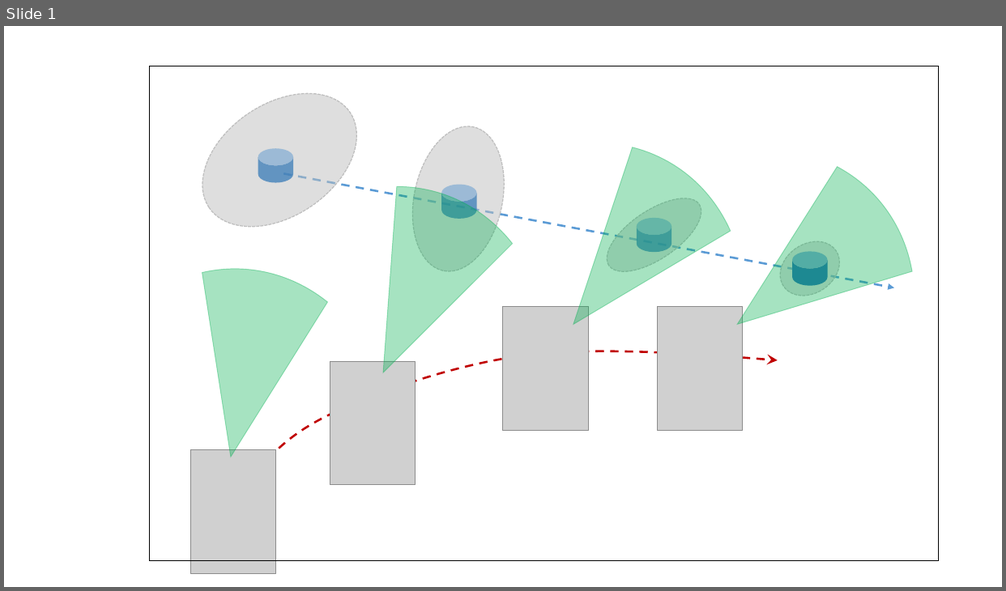
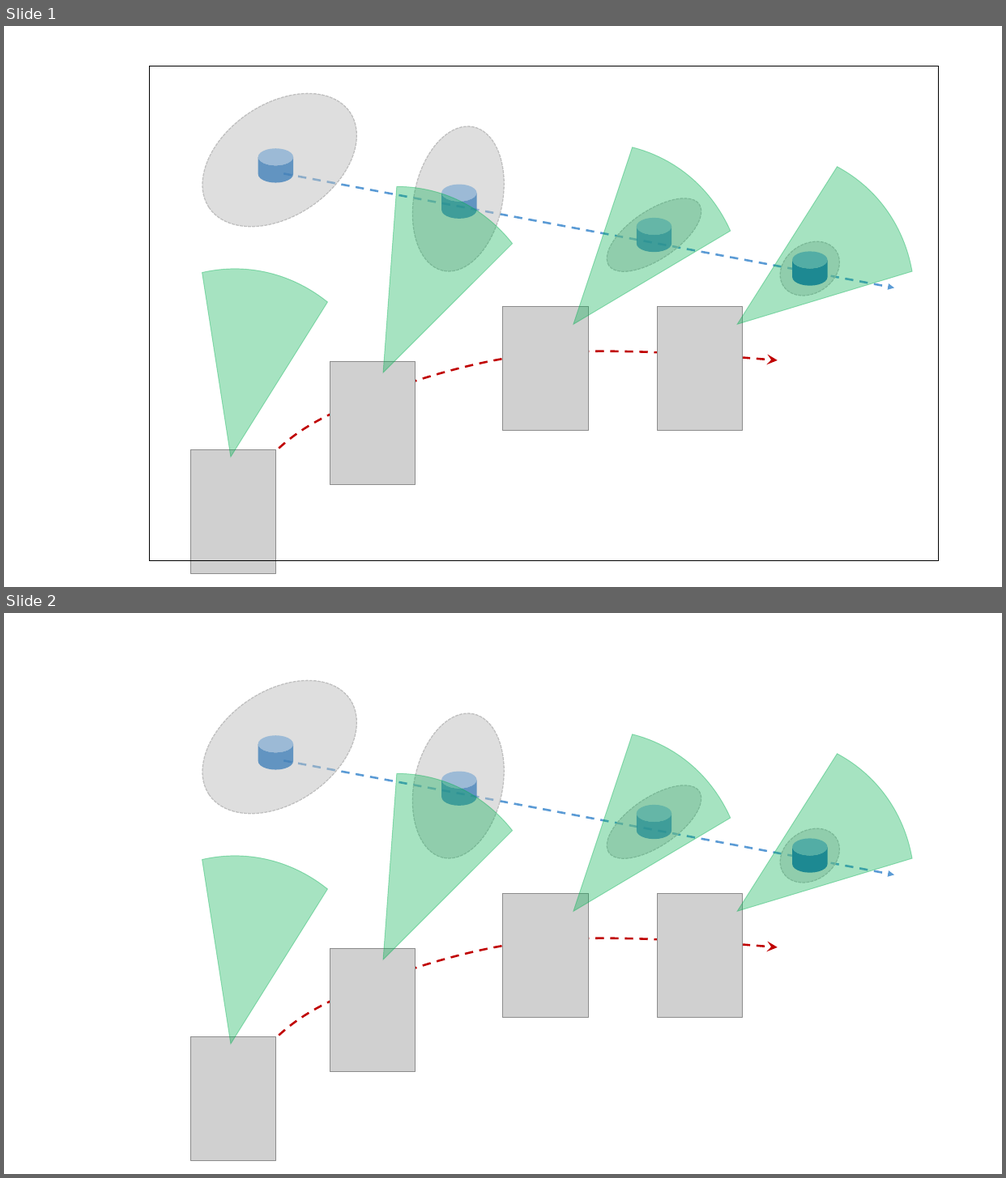
Before and after one commit to Jeffrey28/Single_agent_search, a slide deck: paper/ACC 2017/figures/scenario2.pptx. Shown one above the other, each under a label of ours: slide 1 before the commit, slides 1 and 2 after it. The pictures are 1006x591 and 1006x1178 pixels, drawn with LibreOffice and Linux fonts; fonts in the diff are those of the drawing; grey boxes stand for pictures. Boxes give left, top, right and bottom in pixels: in the first picture for what was removed or moved away, otherwise in the second. Text is boxed around its words. In the diff, an @@ line names an element or a change of style, - is before the commit and + after.

```diff
--- a/paper/ACC 2017/figures/scenario2.pptx
+++ b/paper/ACC 2017/figures/scenario2.pptx
@@ slide 2 added at (x1=4, y1=613, x2=1002, y2=1174), background #FFFFFF @@
@@ ellipse added at (x1=178, y1=653, x2=381, y2=841), fill #BFBFBF at 50% opacity, outline #BFBFBF 1 pt dashed @@
@@ pie slice (boxed as its full ellipse) added at (x1=334, y1=664, x2=813, y2=1158), fill #00B050 at 35% opacity, outline #00B050 0.75 pt @@
@@ pie slice (boxed as its full ellipse) added at (x1=488, y1=662, x2=987, y2=1160), fill #00B050 at 35% opacity, outline #00B050 0.75 pt @@
@@ ellipse added at (x1=400, y1=705, x2=517, y2=867), fill #BFBFBF at 50% opacity, outline #BFBFBF 1 pt dashed @@
@@ pie slice (boxed as its full ellipse) added at (x1=168, y1=730, x2=599, y2=1174), fill #00B050 at 35% opacity, outline #00B050 0.75 pt @@
@@ cylinder added at (x1=258, y1=736, x2=293, y2=770), fill #2E75B6 at 70% opacity @@
@@ arrow added from (284, 760) to (894, 875), #5B9BD5 2 pt dashed @@
@@ cylinder added at (x1=442, y1=772, x2=477, y2=806), fill #2E75B6 at 70% opacity @@
@@ ellipse added at (x1=595, y1=772, x2=714, y2=873), fill #BFBFBF at 50% opacity, outline #BFBFBF 1 pt dashed @@
@@ cylinder added at (x1=637, y1=805, x2=671, y2=839), fill #2E75B6 at 70% opacity @@
@@ ellipse added at (x1=769, y1=817, x2=850, y2=894), fill #BFBFBF at 50% opacity, outline #BFBFBF 1 pt dashed @@
@@ pie slice (boxed as its full ellipse) added at (x1=49, y1=841, x2=411, y2=1174), fill #00B050 at 35% opacity, outline #00B050 0.75 pt @@
@@ cylinder added at (x1=792, y1=838, x2=828, y2=873), fill #2E75B6 @@
@@ picture added at (x1=503, y1=894, x2=589, y2=1017) @@
@@ picture added at (x1=657, y1=894, x2=742, y2=1017) @@
@@ freeform shape added at (x1=241, y1=939, x2=778, y2=1080), outline #C00000 2 pt dashed @@
@@ picture added at (x1=330, y1=948, x2=415, y2=1072) @@
@@ picture added at (x1=190, y1=1037, x2=275, y2=1161) @@
```
Also in this commit, not shown: 6 other files.
